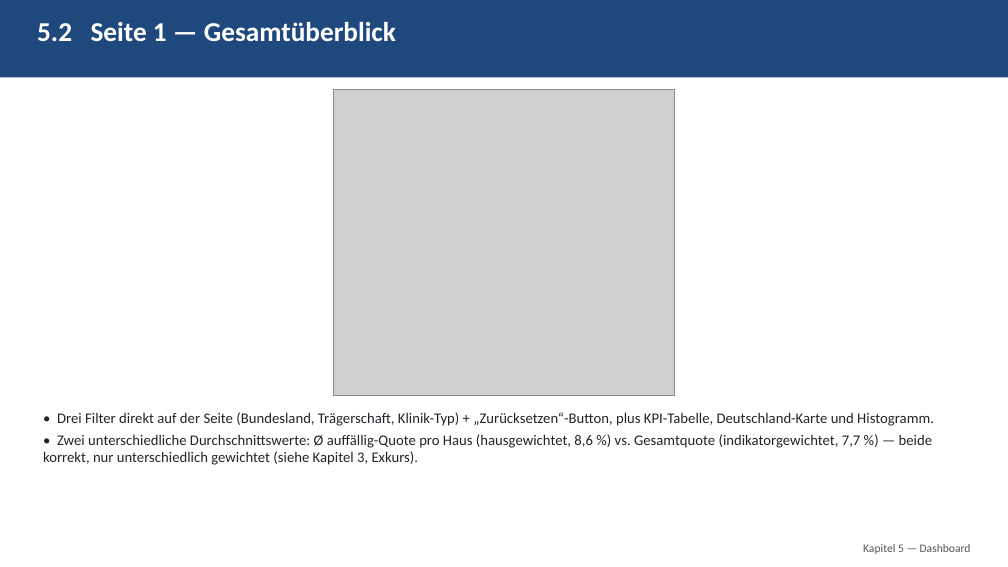
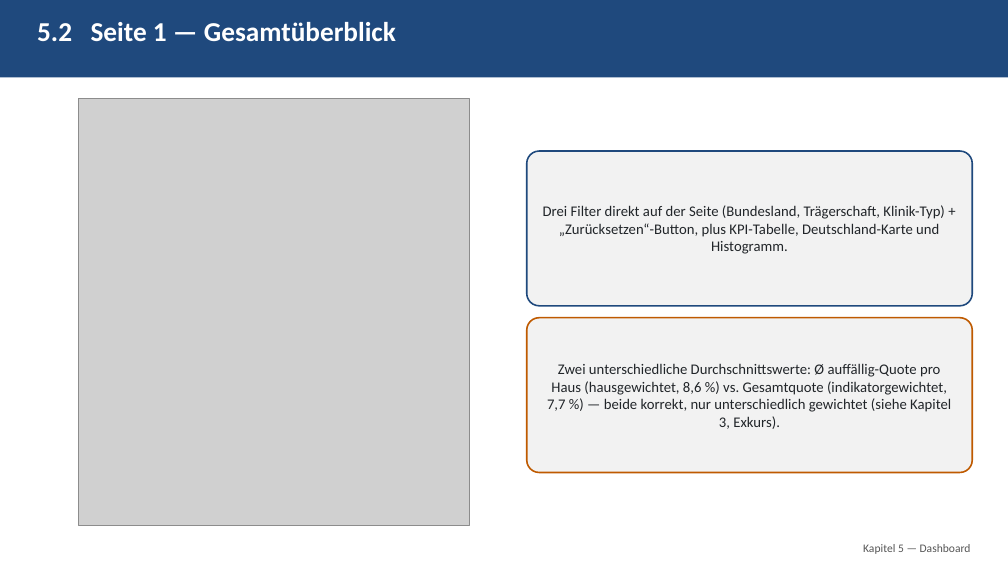
Before and after one commit to eufunk/Qualitaets_Muster_Finder, a slide deck: slide 30 of Doku/PPT/Projektbegleitende_Praesentation.pptx (slide 37 before the commit). Drawn at 1008x567 pixels with LibreOffice and Linux fonts; fonts in the diff are those of the drawing; grey boxes stand for pictures. Boxes give left, top, right and bottom in pixels: in the first picture for what was removed or moved away, otherwise in the second. Text is boxed around its words. In the diff, an @@ line names an element or a change of style, - is before the commit and + after.

```diff
--- a/Doku/PPT/Projektbegleitende_Praesentation.pptx
+++ b/Doku/PPT/Projektbegleitende_Praesentation.pptx
@@ picture removed at [333, 89, 675, 396] @@
@@ picture added at [79, 98, 470, 526] @@
@@ rounded rectangle "Drei Filter direkt auf der ...": place and size @@
-rounded rectangle "Drei Filter direkt auf der ..." at [43, 412, 934, 465]
+rounded rectangle "Drei Filter direkt auf der ..." at [527, 151, 972, 306]
@@ rounded rectangle "Drei Filter direkt auf der ..." at [527, 151, 972, 306]: vertical alignment top to middle; fill none to #F2F2F2; outline none to #1F497D 1.5 pt @@
@@ text in rounded rectangle at [543, 205, 945, 254]: text changed @@
-• Drei Filter direkt auf der Seite (Bundesland, Trägerschaft, Klinik-Typ) + „Zurücksetzen“-Button, plus KPI-Tabelle, Deutschland-Karte und Histogramm.
-• Zwei unterschiedliche Durchschnittswerte: Ø auffällig-Quote pro Haus (hausgewichtet, 8,6 %) vs. Gesamtquote (indikatorgewichtet, 7,7 %) — beide korrekt, nur unterschiedlich gewichtet (siehe Kapitel 3, Exkurs).
+Drei Filter direkt auf der Seite (Bundesland, Trägerschaft, Klinik-Typ) + „Zurücksetzen“-Button, plus KPI-Tabelle, Deutschland-Karte und Histogramm.
@@ rounded rectangle added at [527, 318, 972, 473], fill #F2F2F2, outline #BF5A00 1.5 pt, 14 pt, text #212529 @@
+Zwei unterschiedliche Durchschnittswerte: Ø auffällig-Quote pro Haus (hausgewichtet, 8,6 %) vs. Gesamtquote (indikatorgewichtet, 7,7 %) — beide korrekt, nur unterschiedlich gewichtet (siehe Kapitel 3, Exkurs).
```
Also in this commit, not shown: 25 other slides changed, 8 slides removed, 28 other files.
